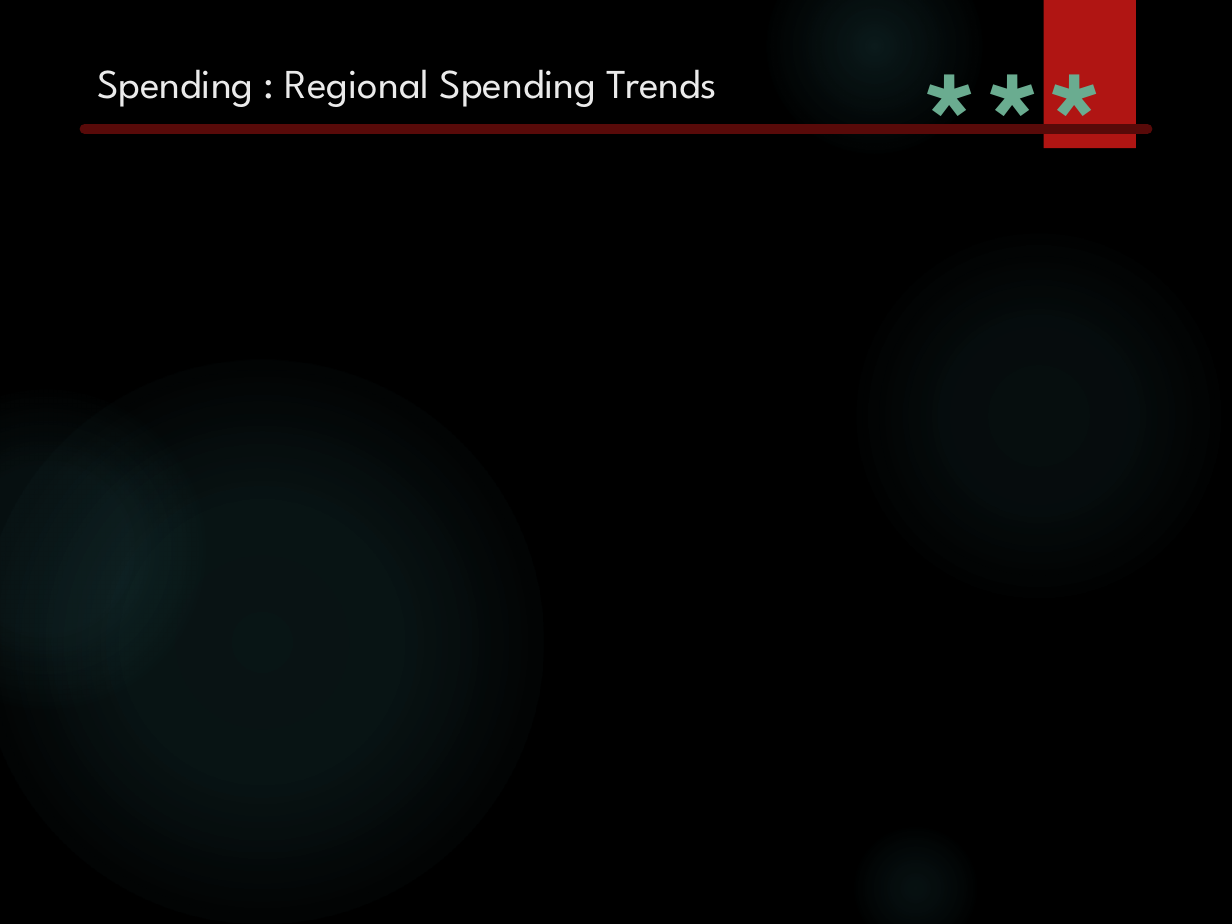
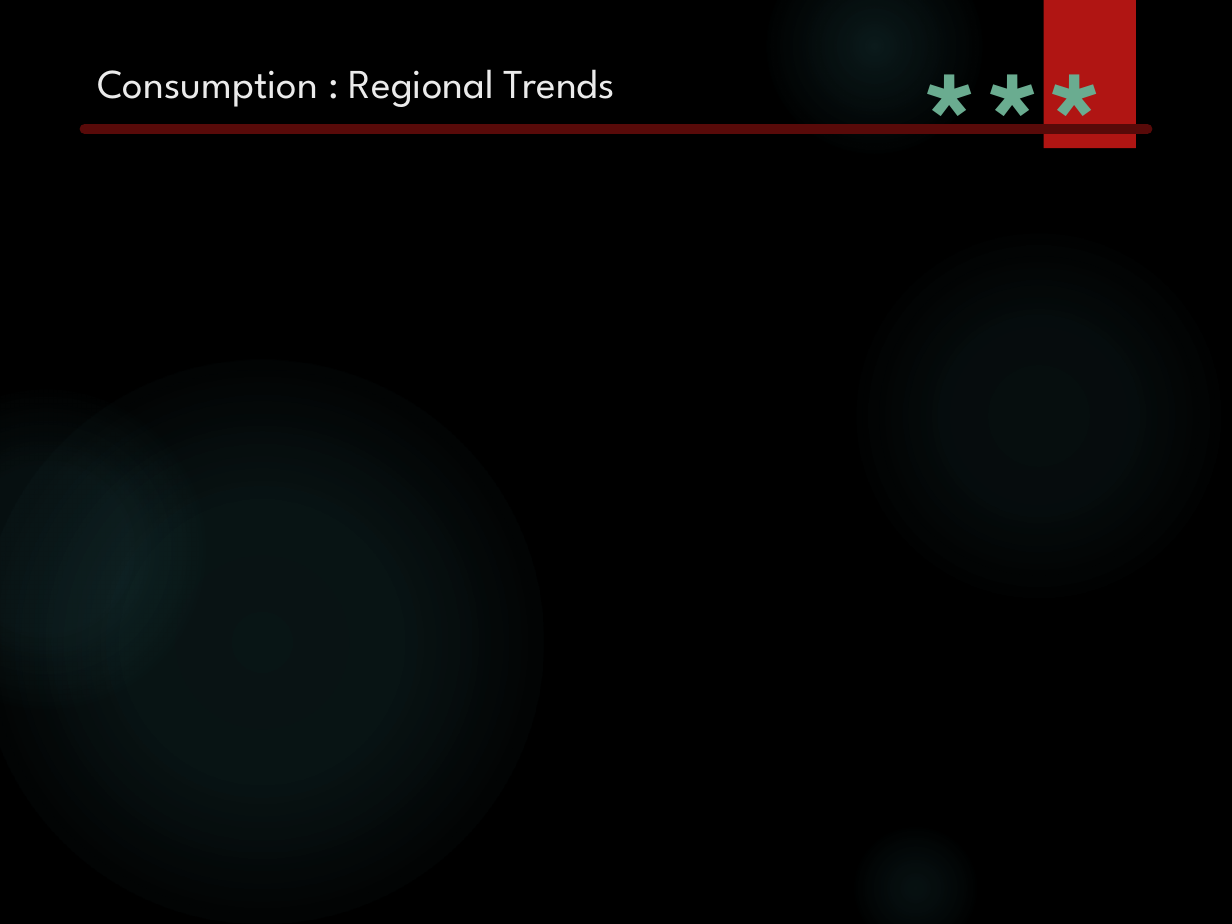
Before and after one commit to ThePennyGoblin/SMU_BootCamp_-Project_1, a slide deck: slide 14 of Marketing Analysis Deck vfinal.pptx (slide 6 before the commit). Drawn at 1232x924 pixels with LibreOffice and Linux fonts; fonts in the diff are those of the drawing; background and template pictures are left out. Boxes give left, top, right and bottom in pixels: in the first picture for what was removed or moved away, otherwise in the second. Text is boxed around its words. In the diff, an @@ line names an element or a change of style, - is before the commit and + after.

```diff
--- a/Marketing Analysis Deck vfinal.pptx
+++ b/Marketing Analysis Deck vfinal.pptx
@@ title at (x1=97, y1=69, x2=615, y2=107): text changed @@
-Spending : Regional Spending Trends
+Consumption : Regional Trends
```
Also in this commit, not shown: 3 other slides changed.
